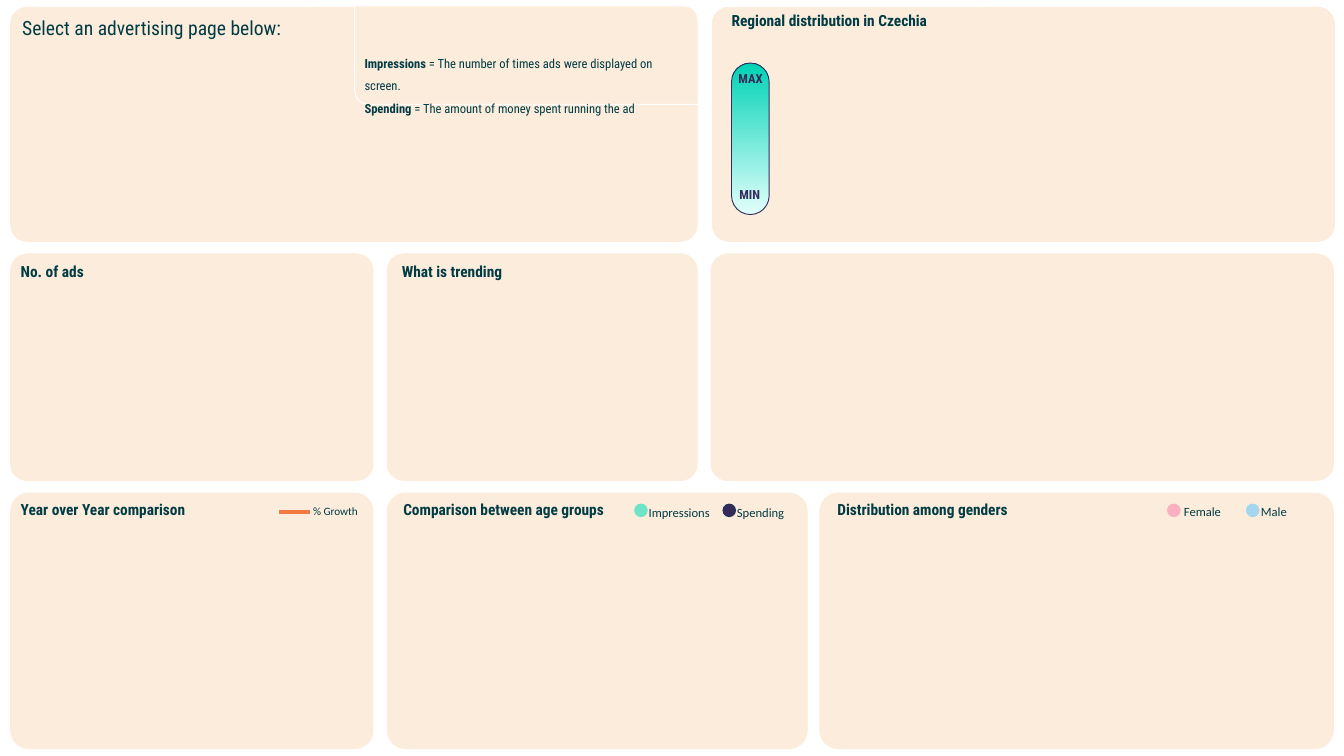
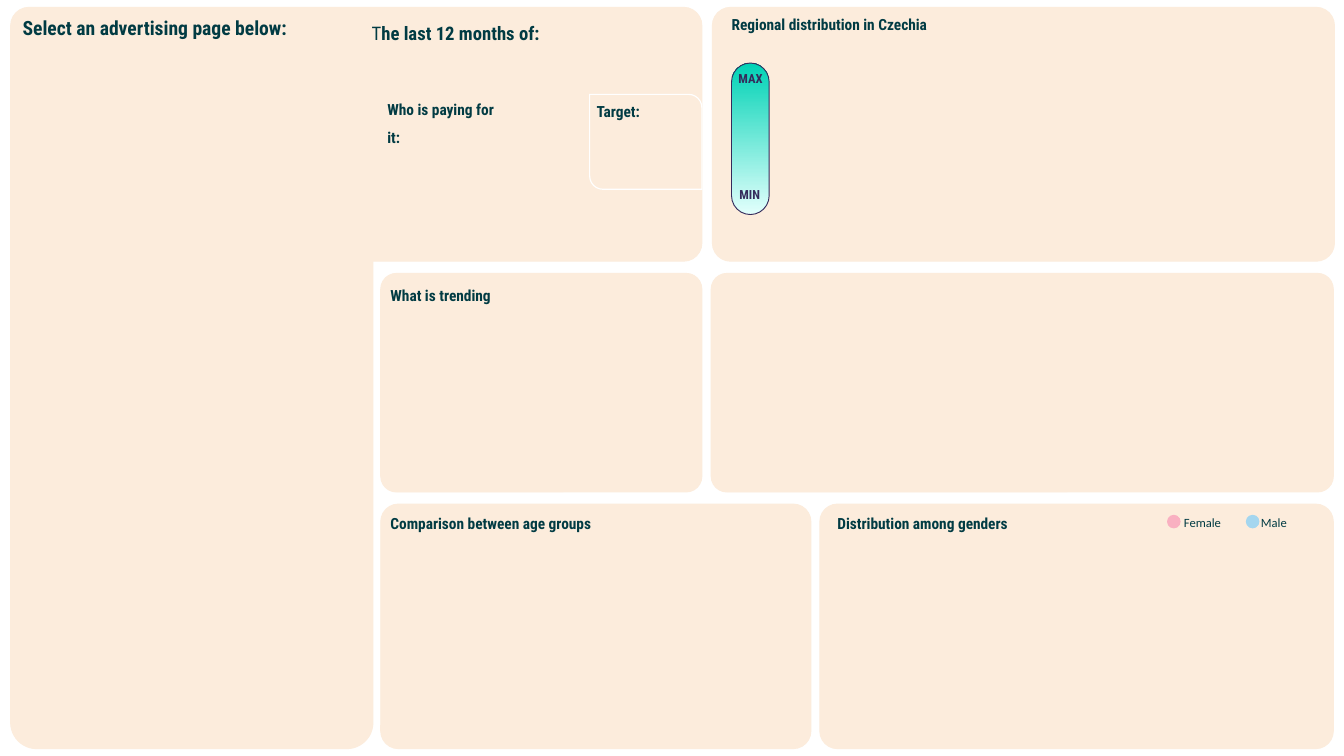
Before and after one commit to Thepilli/political_ads, a slide deck: slide 3 of bg.pptx (slide 2 before the commit). Drawn at 1344x756 pixels with LibreOffice and Linux fonts; fonts in the diff are those of the drawing. Boxes give left, top, right and bottom in pixels: in the first picture for what was removed or moved away, otherwise in the second. Text is boxed around its words. In the diff, an @@ line names an element or a change of style, - is before the commit and + after.

Commit message:
addgin BG template

```diff
--- a/bg.pptx
+++ b/bg.pptx
@@ rounded rectangle "Select an advertising page below:" resized from (x1=11, y1=7, x2=698, y2=241) to (x1=11, y1=7, x2=702, y2=261) @@
@@ rounded rectangle "Select an advertising page below:" at (x1=11, y1=7, x2=702, y2=261): bold on @@
@@ round diag rect removed at (x1=355, y1=6, x2=698, y2=104) @@
@@ text added at (x1=372, y1=26, x2=540, y2=41), 20 pt, text #013B43, bold @@
+The last 12 months of:
@@ rounded rectangle resized from (x1=712, y1=7, x2=1335, y2=241) to (x1=712, y1=7, x2=1335, y2=261) @@
@@ text "Regional distribution in Czechia" moved from (x1=732, y1=14, x2=927, y2=29) to (x1=732, y1=18, x2=927, y2=33) @@
@@ text removed at (x1=365, y1=58, x2=652, y2=116) @@
-Impressions = The number of times ads were displayed on screen.
-Spending = The amount of money spent running the ad
@@ text added at (x1=387, y1=103, x2=494, y2=143), 16.5 pt, text #013B43, bold @@
+Who is paying for it:
@@ round diag rect added at (x1=590, y1=94, x2=702, y2=189), fill #FCECDC at 66% opacity, outline #FFFFFF 1.25 pt @@
@@ text added at (x1=597, y1=106, x2=640, y2=121), 16.5 pt, text #013B43, bold @@
+Target:
@@ rounded rectangle resized from (x1=11, y1=493, x2=373, y2=749) to (x1=11, y1=195, x2=373, y2=749) @@
@@ rounded rectangle removed at (x1=11, y1=254, x2=373, y2=480) @@
@@ snip diag rect removed at (x1=11, y1=247, x2=342, y2=284) @@
-No. of ads
@@ snip diag rect "What is trending" moved from (x1=392, y1=247, x2=723, y2=284) to (x1=381, y1=270, x2=712, y2=308) @@
@@ rounded rectangle resized from (x1=387, y1=254, x2=697, y2=480) to (x1=381, y1=274, x2=702, y2=492) @@
@@ rounded rectangle resized from (x1=711, y1=254, x2=1333, y2=480) to (x1=711, y1=274, x2=1333, y2=492) @@
@@ snip diag rect removed at (x1=11, y1=485, x2=342, y2=522) @@
-Year over Year comparison
@@ snip diag rect removed at (x1=284, y1=491, x2=389, y2=532) @@
-% Growth
@@ snip diag rect "Comparison between age groups" moved from (x1=394, y1=485, x2=725, y2=522) to (x1=381, y1=499, x2=712, y2=536) @@
@@ rounded rectangle resized from (x1=387, y1=493, x2=807, y2=749) to (x1=381, y1=504, x2=811, y2=749) @@
@@ snip diag rect removed at (x1=618, y1=489, x2=730, y2=551) @@
-Impressions
@@ ellipse removed at (x1=635, y1=504, x2=648, y2=517) @@
@@ snip diag rect removed at (x1=706, y1=489, x2=811, y2=551) @@
-Spending
@@ ellipse removed at (x1=723, y1=504, x2=736, y2=517) @@
@@ rounded rectangle resized from (x1=820, y1=493, x2=1333, y2=749) to (x1=820, y1=504, x2=1333, y2=749) @@
@@ snip diag rect "Distribution among genders" moved from (x1=828, y1=485, x2=1159, y2=522) to (x1=828, y1=499, x2=1159, y2=536) @@
@@ line removed from (280, 512) to (310, 512) @@
@@ 2 snip diag rects, 2 ellipses moved together from (x1=1155, y1=490, x2=1337, y2=526) to (x1=1155, y1=501, x2=1337, y2=537) @@
```
